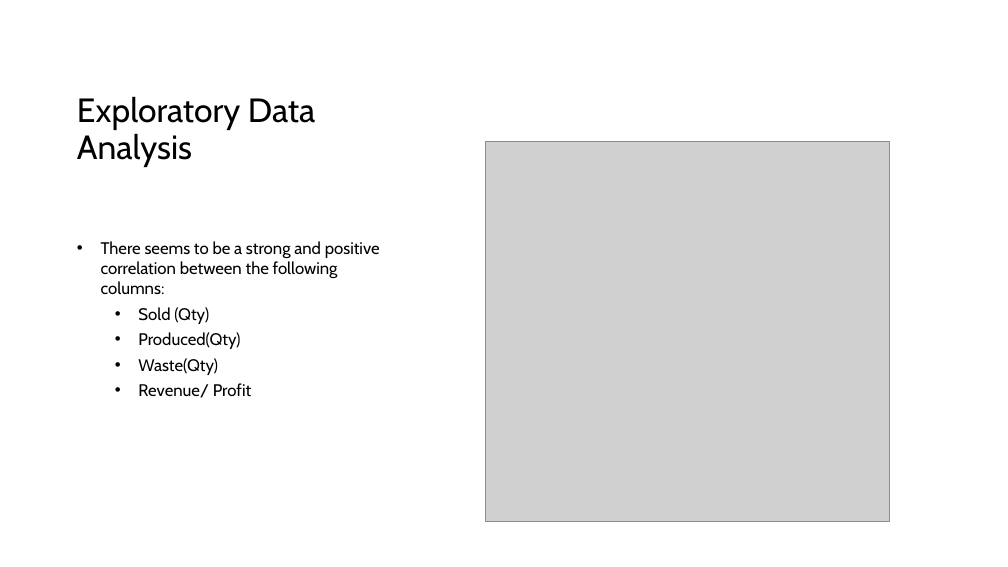
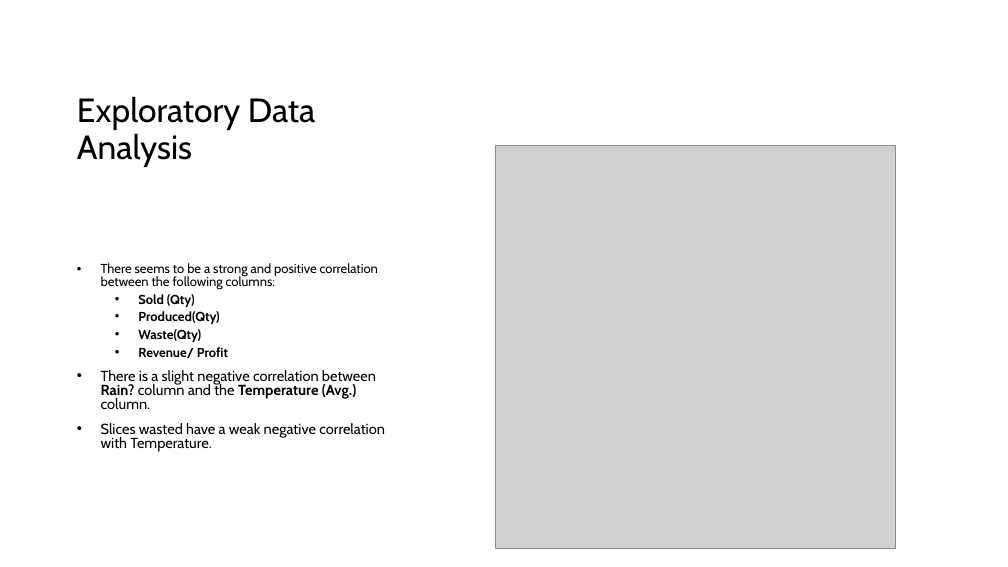
Before and after one commit to sefg22/capstone_brainstation, a slide deck: slide 5 of docs/Sprint 1.pptx. Drawn at 1008x567 pixels with LibreOffice and Linux fonts; fonts in the diff are those of the drawing; grey boxes stand for pictures. Boxes give left, top, right and bottom in pixels: in the first picture for what was removed or moved away, otherwise in the second. Text is boxed around its words. In the diff, an @@ line names an element or a change of style, - is before the commit and + after.

```diff
--- a/docs/Sprint 1.pptx
+++ b/docs/Sprint 1.pptx
@@ picture: place and size @@
-picture at [485,141,889,522]
+picture at [496,145,896,548]
@@ text at [101,263,378,358]: size 16 to 12.4 pt in "There seems to be a strong and ...", "Sold (Qty)", "Produced(Qty)", "Waste(Qty)" and 1 more places; bold on in "Sold (Qty)", "Produced(Qty)", "Waste(Qty)", "Revenue/ Profit"; line spacing 1 to 0.8 @@
@@ text at [101,370,385,452]: paragraphs added @@
+• There is a slight negative correlation between Rain? column and the Temperature (Avg.) column.
+• Slices wasted have a weak negative correlation with Temperature.
```
Also in this commit, not shown: 2 other slides changed.
